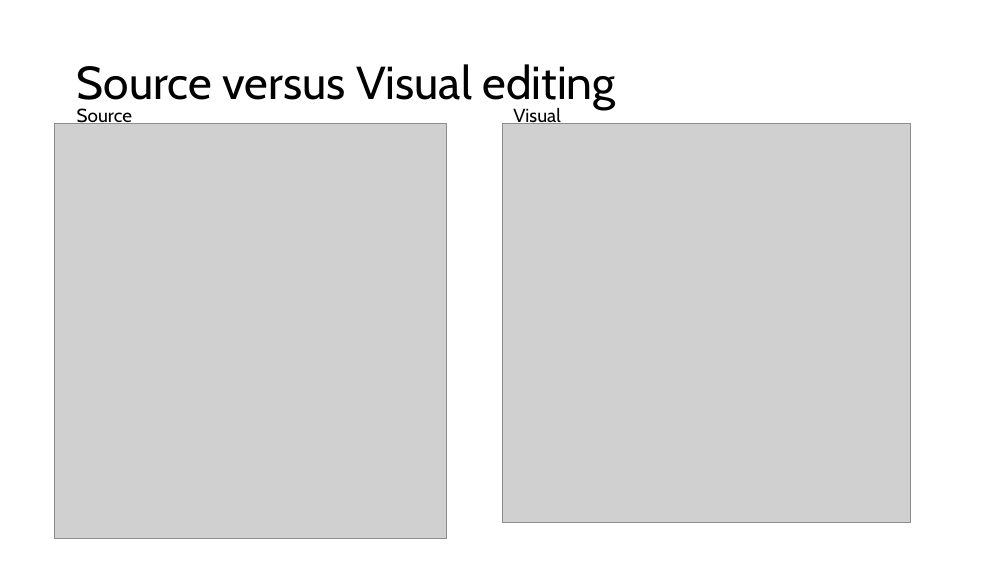
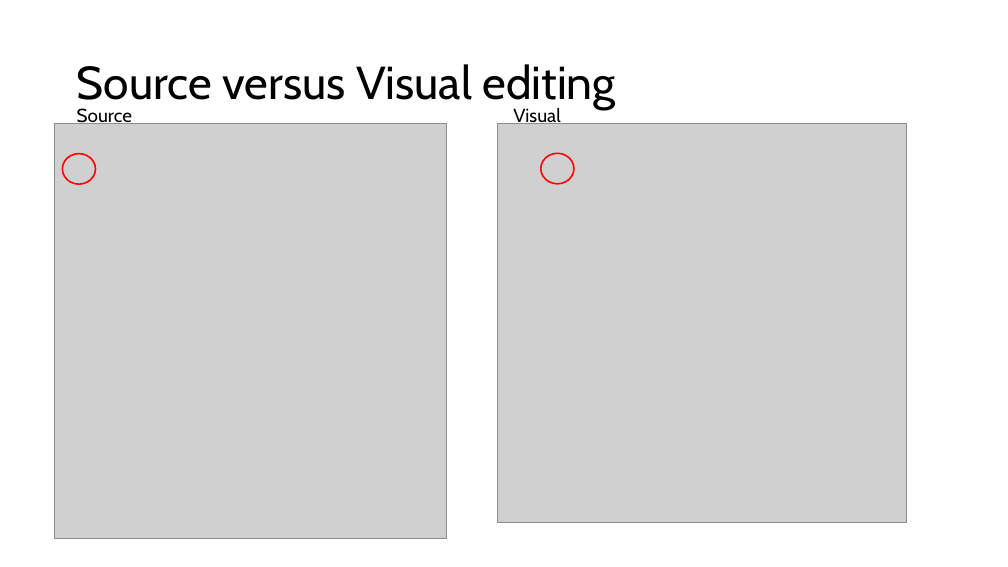
Before and after one commit to InteragencyEcologicalProgram/iep-data-workshop-2024, a slide deck: slide 9 of quartodemo/quartodemo.pptx. Drawn at 1008x567 pixels with LibreOffice and Linux fonts; fonts in the diff are those of the drawing; grey boxes stand for pictures. Boxes give left, top, right and bottom in pixels: in the first picture for what was removed or moved away, otherwise in the second. Text is boxed around its words. In the diff, an @@ line names an element or a change of style, - is before the commit and + after.

```diff
--- a/quartodemo/quartodemo.pptx
+++ b/quartodemo/quartodemo.pptx
@@ picture: place and size @@
-picture at (502, 123, 911, 523)
+picture at (498, 123, 907, 523)
@@ ellipse added at (62, 154, 95, 184), outline #FF0000 1.5 pt @@
@@ ellipse added at (541, 154, 574, 184), outline #FF0000 1.5 pt @@
```
Also in this commit, not shown: 7 other slides changed, 22 other files.
